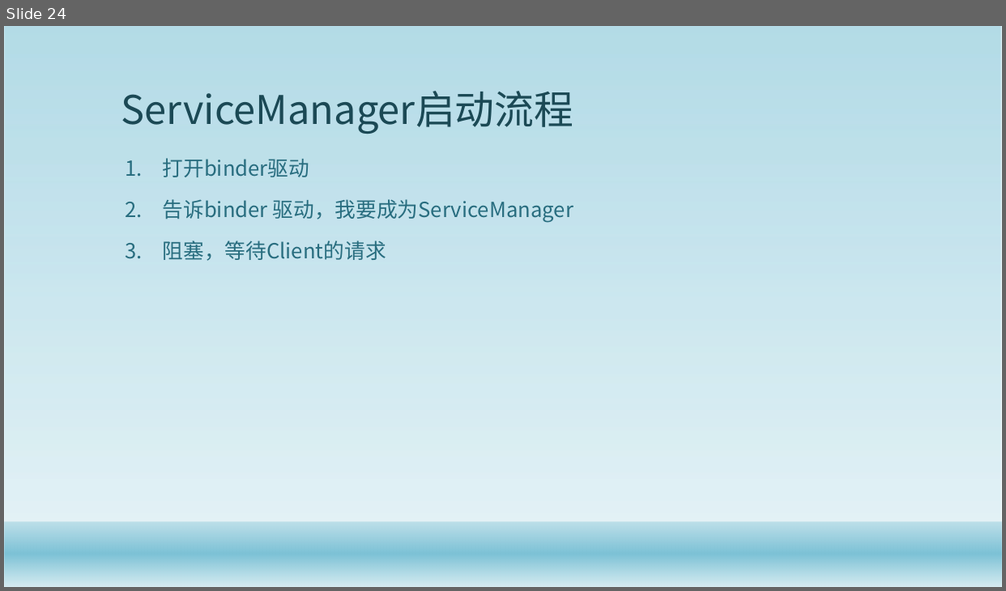
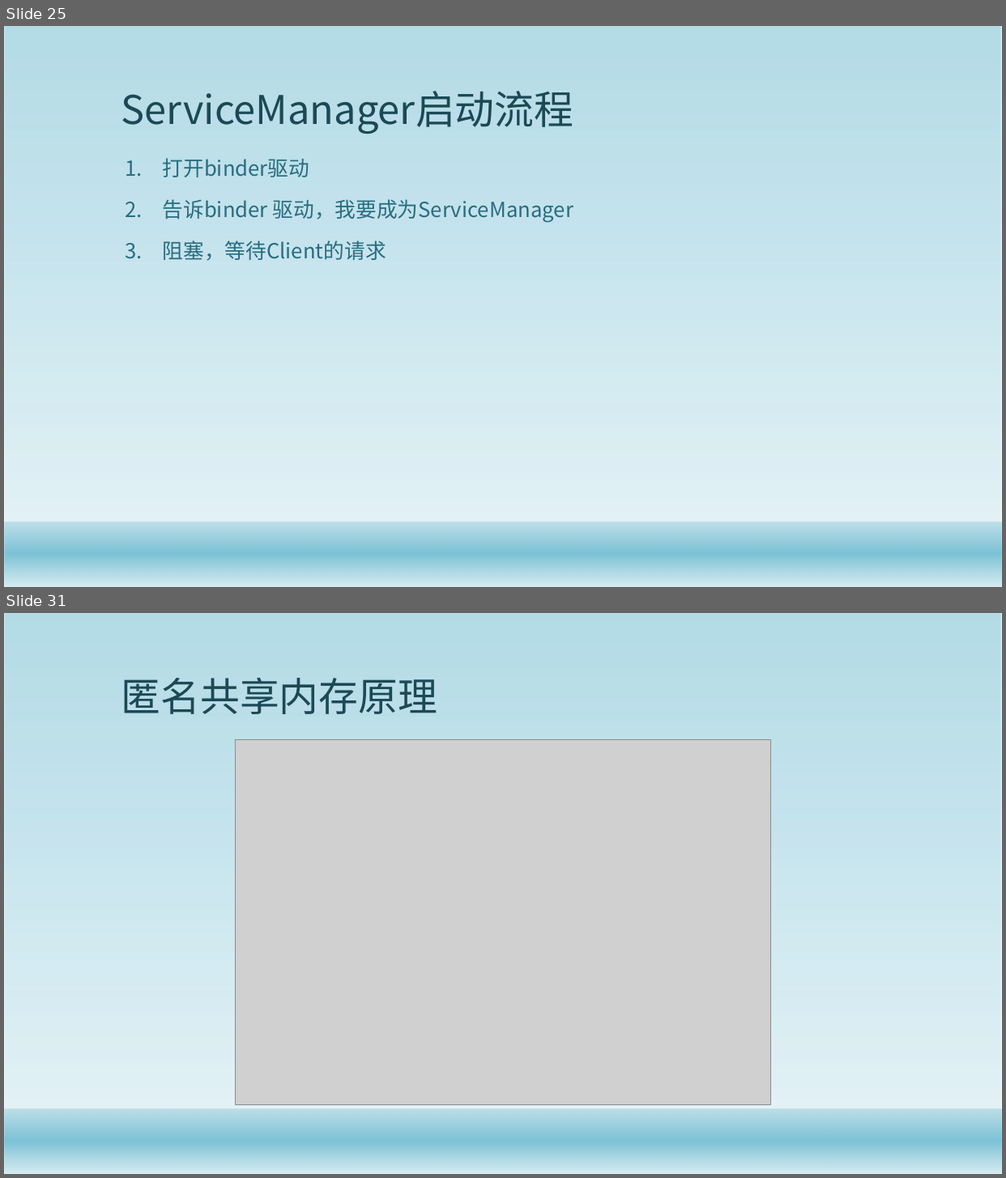
Before and after one commit to gaozhuo/binder-, a slide deck: 技术分享.pptx. Shown one above the other, each under a label of ours: slide 24 before the commit, slides 25 and 31 after it; the slides between them are not shown. The pictures are 1006x591 and 1006x1178 pixels, drawn with LibreOffice and Linux fonts; fonts in the diff are those of the drawing; grey boxes stand for pictures; background and template pictures are left out. Boxes give left, top, right and bottom in pixels: in the first picture for what was removed or moved away, otherwise in the second. Text is boxed around its words. In the diff, an @@ line names an element or a change of style, - is before the commit and + after.

```diff
--- a/技术分享.pptx
+++ b/技术分享.pptx
@@ slide 31 added at [4,613,1002,1174], background #FFFFFF; not listed: 2 template elements that a slide beside it also shows @@
@@ title added at [121,678,437,714], 38 pt, text #1B4855 @@
+匿名共享内存原理
@@ picture added at [236,739,770,1105] @@
@@ what was slide 24 is now slide 25 @@
```
Also in this commit, not shown: 4 slides changed, 13 other slides added, 17 slides removed, 10 other files.
